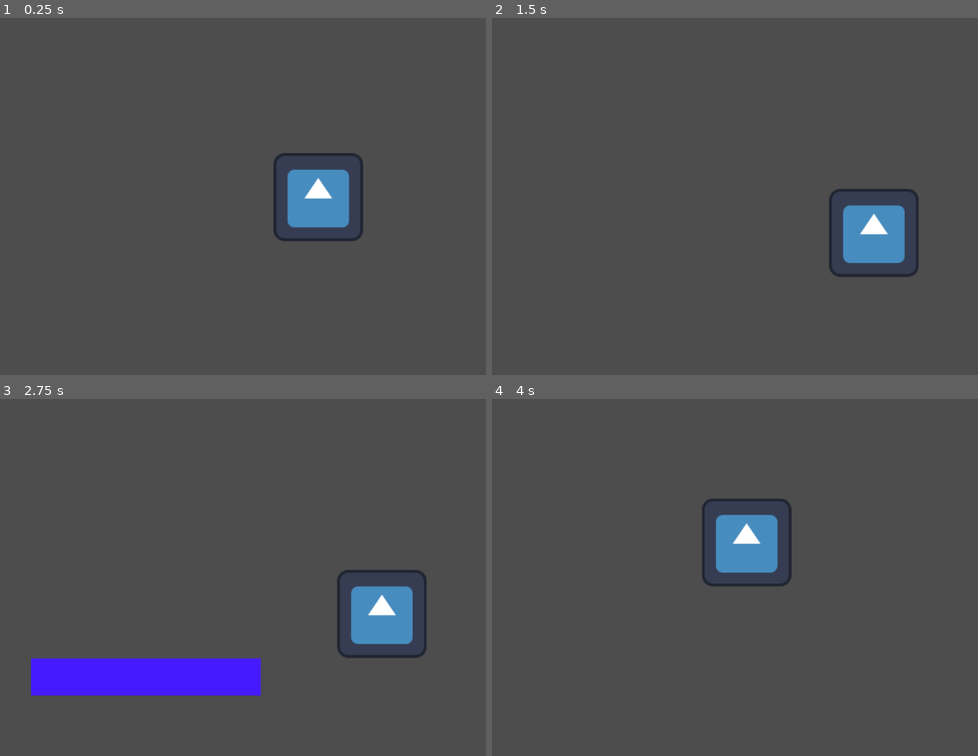
Above: before the commit, frames 1-4 (two rows, left to right).
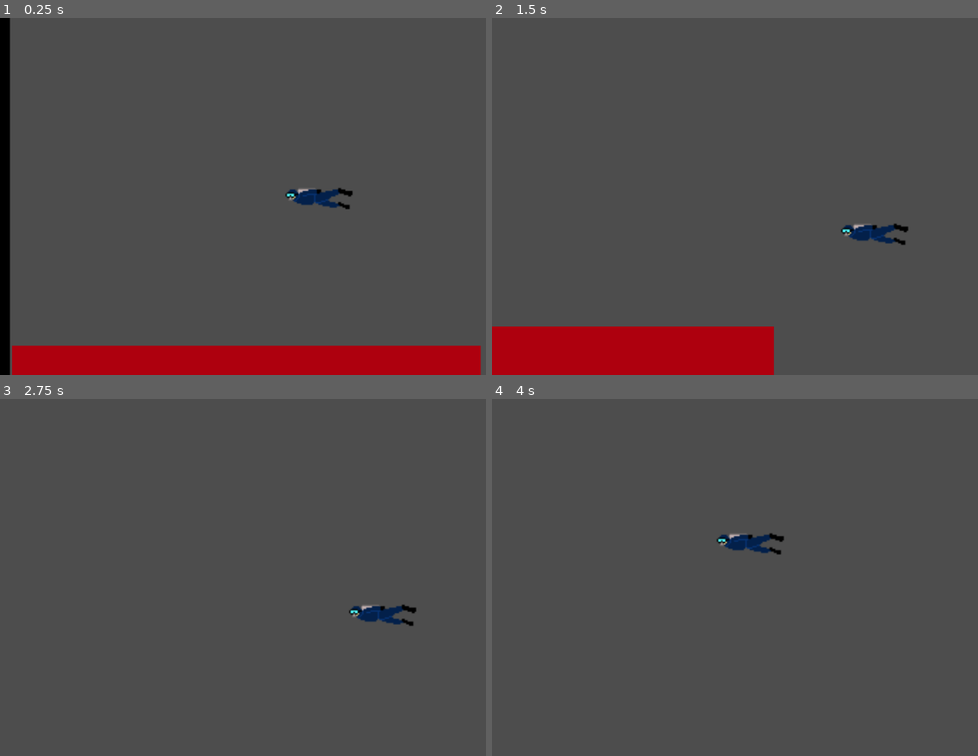
Above: after the commit, the same moments.

Repository: aidavidson/PantherHacks
Game: Godot game, scene res://Levels/level_1.tscn
The game is run twice, just before and just after one commit, with the same random seed, the same clock (stepped at 60 frames per second) and the same inputs. The engine's default icon, where the game draws it, is replaced by a stand-in: a white triangle on a blue panel in a dark square.
Inputs:
- Up to frame 1 (0.25 s): no input
- Up to frame 2 (1.5 s): tap Enter at 0.5 s; hold Right (move_right) 0.53-1.28 s; hold S (down) from 1.28 s (still down)
- Up to frame 3 (2.75 s): release S (down) at 2.03 s; hold Right (move_right) from 2.03 s (still down)
- Up to frame 4 (4 s): release Right (move_right) at 2.78 s; hold W (up) 2.78-3.53 s; tap Space at 3.5 s; hold Left (move_left) from 3.53 s (still down)

The runs differ from the first frame. In frame 1, 13% of the frame differs, in the area x 0-100%, y 0-100%; in frame 2, 11%; in frame 3, 7.7%; in frame 4, 2.7%.
Error after the commit: Parse Error: Unexpected identifier "new_body" in class body. (res://Levels/level_1.tscn::GDScript_n0qsc:4)

Commit message:
added diver image to sprite and added to level 1

Diff:
--- a/panther-hacks-2026/Levels/level_1.tscn
+++ b/panther-hacks-2026/Levels/level_1.tscn
@@ -17,10 +17,28 @@
 
 [sub_resource type="QuadMesh" id="QuadMesh_77x7w"]
 
+[sub_resource type="GDScript" id="GDScript_n0qsc"]
+script/source = "extends StaticBody2D
+
+var new_body = self.duplicate(15)
+new_body.position += Vector2(100, 0)
+get_parent().add_child(new_body)
+"
+
 [sub_resource type="RectangleShape2D" id="RectangleShape2D_n0qsc"]
 size = Vector2(170, 28)
 
 [sub_resource type="QuadMesh" id="QuadMesh_dilhk"]
+
+[sub_resource type="RectangleShape2D" id="RectangleShape2D_dilhk"]
+size = Vector2(170, 28)
+
+[sub_resource type="QuadMesh" id="QuadMesh_3mhv4"]
+
+[sub_resource type="RectangleShape2D" id="RectangleShape2D_3mhv4"]
+size = Vector2(170, 28)
+
+[sub_resource type="QuadMesh" id="QuadMesh_rf6l5"]
 
 [node name="Level 1" type="Node2D" unique_id=945115660]
 
@@ -72,17 +90,66 @@
 mesh = SubResource("QuadMesh_77x7w")
 
 [node name="Temp_User" parent="." unique_id=1841695308 instance=ExtResource("1_n0qsc")]
+speed = 100
 
-[node name="StaticBody2D" type="StaticBody2D" parent="." unique_id=905176711]
-position = Vector2(633, 345)
+[node name="Obstacle" type="StaticBody2D" parent="." unique_id=905176711]
+position = Vector2(-189, 152)
+script = SubResource("GDScript_n0qsc")
 metadata/_edit_group_ = true
 
-[node name="CollisionShape2D" type="CollisionShape2D" parent="StaticBody2D" unique_id=1545069078]
+[node name="CollisionShape2D" type="CollisionShape2D" parent="Obstacle" unique_id=1545069078]
 position = Vector2(274, 281)
 shape = SubResource("RectangleShape2D_n0qsc")
 
-[node name="MeshInstance2D" type="MeshInstance2D" parent="StaticBody2D" unique_id=1103847319]
-modulate = Color(0.27450982, 0.101960786, 1, 1)
+[node name="MeshInstance2D" type="MeshInstance2D" parent="Obstacle" unique_id=1103847319]
+modulate = Color(0.68120253, 0, 0.056724064, 1)
+position = Vector2(274, 282.125)
+scale = Vector2(169.5, 29.749985)
+mesh = SubResource("QuadMesh_dilhk")
+
+[node name="Obstacle2" type="StaticBody2D" parent="." unique_id=1796811422]
+position = Vector2(-190, 525)
+script = SubResource("GDScript_n0qsc")
+metadata/_edit_group_ = true
+
+[node name="CollisionShape2D" type="CollisionShape2D" parent="Obstacle2" unique_id=1007084189]
 position = Vector2(274, 281)
-scale = Vector2(169.5, 27.5)
-mesh = SubResource("QuadMesh_dilhk")
+shape = SubResource("RectangleShape2D_dilhk")
+
+[node name="MeshInstance2D" type="MeshInstance2D" parent="Obstacle2" unique_id=119078951]
+modulate = Color(0.68120253, 0, 0.056724064, 1)
+position = Vector2(274, 282.125)
+scale = Vector2(169.5, 29.749985)
+mesh = SubResource("QuadMesh_3mhv4")
+
+[node name="Obstacle3" type="StaticBody2D" parent="." unique_id=2031450005]
+position = Vector2(437, 259)
+rotation = 1.5707964
+script = SubResource("GDScript_n0qsc")
+metadata/_edit_group_ = true
+
+[node name="CollisionShape2D" type="CollisionShape2D" parent="Obstacle3" unique_id=147275056]
+position = Vector2(274, 281)
+shape = SubResource("RectangleShape2D_3mhv4")
+
+[node name="MeshInstance2D" type="MeshInstance2D" parent="Obstacle3" unique_id=1237156615]
+modulate = Color(0.68120253, 0, 0.056724064, 1)
+position = Vector2(274, 282.125)
+scale = Vector2(169.5, 29.749985)
+mesh = SubResource("QuadMesh_rf6l5")
+
+[node name="Obstacle4" type="StaticBody2D" parent="." unique_id=362884913]
+position = Vector2(437, 259)
+rotation = 1.5707964
+script = SubResource("GDScript_n0qsc")
+metadata/_edit_group_ = true
+
+[node name="CollisionShape2D" type="CollisionShape2D" parent="Obstacle4" unique_id=353572005]
+position = Vector2(274, 281)
+shape = SubResource("RectangleShape2D_3mhv4")
+
+[node name="MeshInstance2D" type="MeshInstance2D" parent="Obstacle4" unique_id=403650429]
+modulate = Color(0.68120253, 0, 0.056724064, 1)
+position = Vector2(274, 282.125)
+scale = Vector2(169.5, 29.749985)
+mesh = SubResource("QuadMesh_rf6l5")
--- a/panther-hacks-2026/Temp_Player/temp_user.tscn
+++ b/panther-hacks-2026/Temp_Player/temp_user.tscn
@@ -1,26 +1,27 @@
 [gd_scene format=3 uid="uid://cpennrmlscoyk"]
 
 [ext_resource type="Script" uid="uid://devdnpv5k47g2" path="res://Temp_Player/temp_user.gd" id="1_eu1wl"]
-[ext_resource type="Texture2D" uid="uid://dn1mwbljpxqqf" path="res://icon.svg" id="1_mqr3y"]
+[ext_resource type="Texture2D" uid="uid://b6gbbqiun6ded" path="res://Diver_1.png" id="2_eu1wl"]
 
 [sub_resource type="RectangleShape2D" id="RectangleShape2D_44y5b"]
-size = Vector2(66, 66)
+size = Vector2(25, 9)
 
 [node name="Temp_User" type="CharacterBody2D" unique_id=1841695308]
+position = Vector2(-310, 132)
 script = ExtResource("1_eu1wl")
 metadata/_edit_group_ = true
 
 [node name="Sprite2D" type="Sprite2D" parent="." unique_id=118352528]
 position = Vector2(421, 233.5)
 scale = Vector2(0.515625, 0.5078125)
-texture = ExtResource("1_mqr3y")
+texture = ExtResource("2_eu1wl")
 
 [node name="CollisionShape2D" type="CollisionShape2D" parent="." unique_id=1335480751]
-position = Vector2(421, 233)
+position = Vector2(421.5, 233.5)
 shape = SubResource("RectangleShape2D_44y5b")
 
 [node name="Camera2D" type="Camera2D" parent="." unique_id=328937896]
 position = Vector2(421, 233)
-zoom = Vector2(2.455, 2.455)
+zoom = Vector2(5, 5)
 drag_horizontal_enabled = true
 drag_vertical_enabled = true
Binary file added: panther-hacks-2026/Diver_1.png
Not shown, added: panther-hacks-2026/Diver_1.png.import
Binary file added: panther-hacks-2026/Diver_2.png
Not shown, added: panther-hacks-2026/Diver_2.png.import
Not shown, added: panther-hacks-2026/Diver_1.png9596109393.tmp
